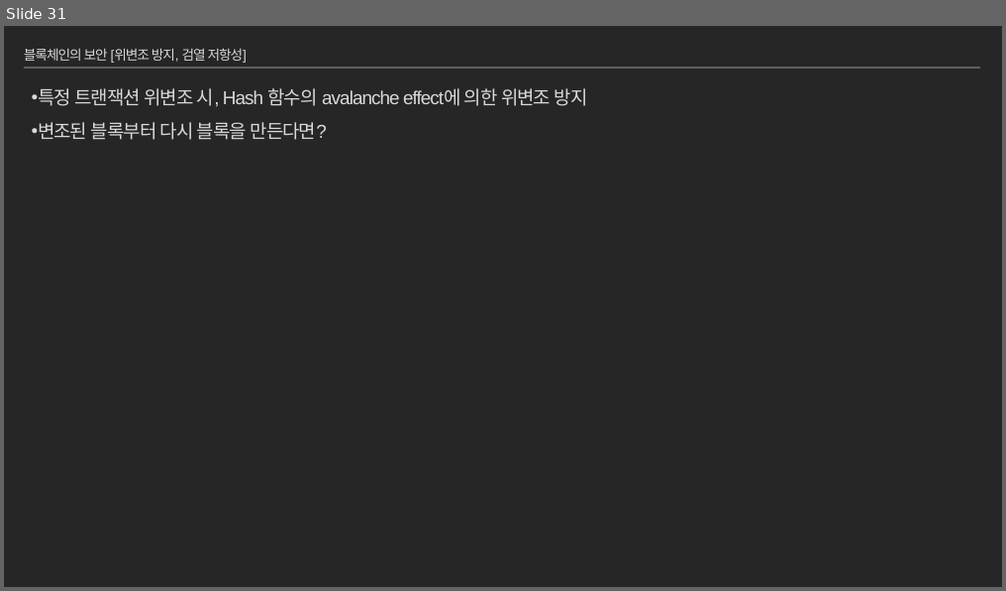
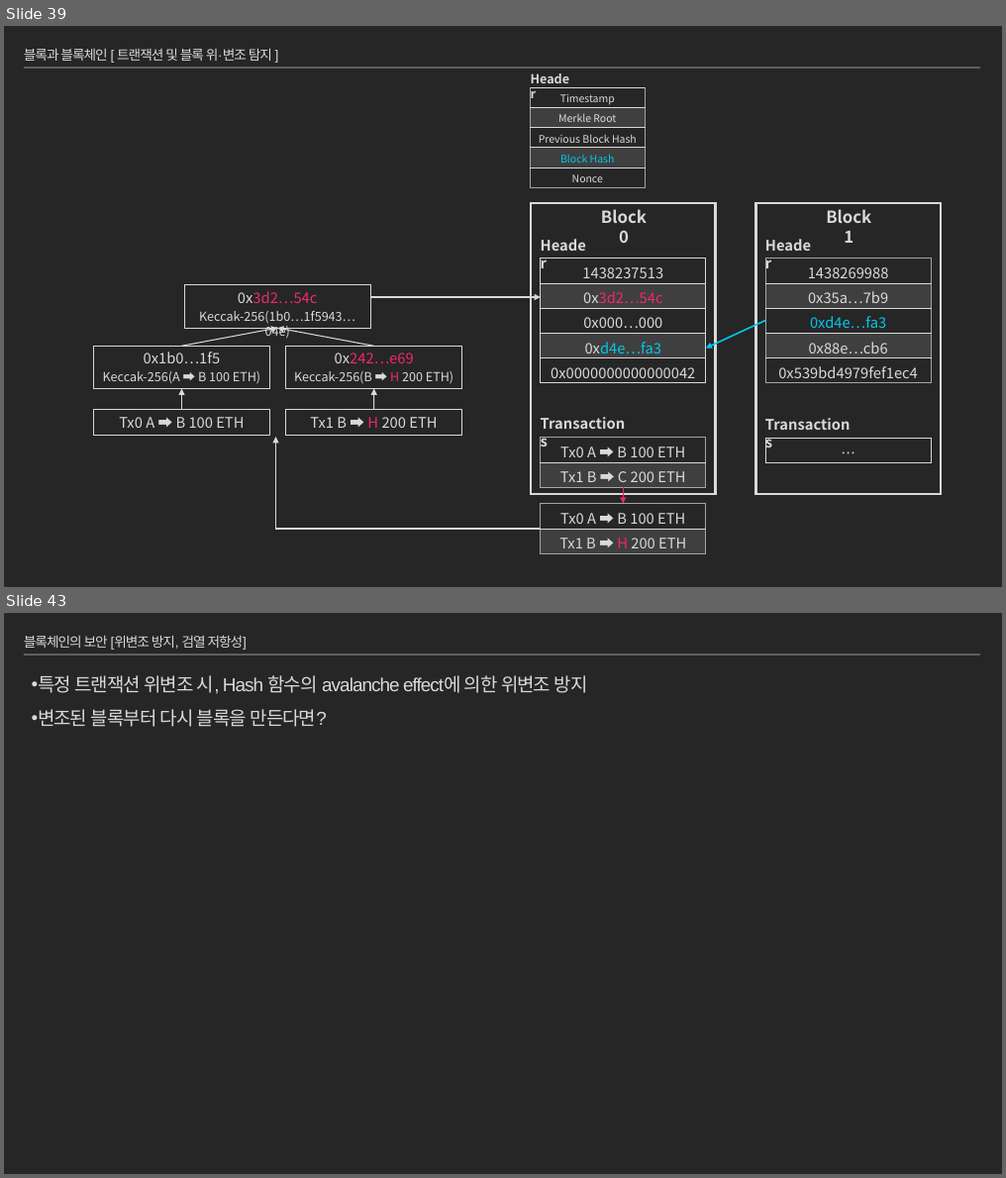
Before and after one commit to moss0801/blockchain-doc, a slide deck: General/Blockchain Part1.pptx. Shown one above the other, each under a label of ours: slide 31 before the commit, slides 39 and 43 after it; the slides between them are not shown. The pictures are 1006x591 and 1006x1178 pixels, drawn with LibreOffice and Linux fonts; fonts in the diff are those of the drawing. Boxes give left, top, right and bottom in pixels: in the first picture for what was removed or moved away, otherwise in the second. Text is boxed around its words. In the diff, an @@ line names an element or a change of style, - is before the commit and + after.

Commit message:
Blockchain Part1 'transaciton & block', 'block & blockchain'

```diff
--- a/General/Blockchain Part1.pptx
+++ b/General/Blockchain Part1.pptx
@@ slide 39 added at [4,26,1002,587], background #262626; not listed: 1 template element that a slide beside it also shows @@
@@ title added at [24,48,272,61], 13 pt, text #D9D9D9 @@
+블록과 블록체인 [ 트랜잭션 및 블록 위·변조 탐지 ]
@@ text added at [523,68,581,90], 12 pt, text #D9D9D9, bold @@
+Header
@@ table added at [531,87,646,187], 5 rows, 1 columns @@
+Timestamp
+Merkle Root
+Previous Block Hash
+Block Hash
+Nonce
@@ rectangle added at [531,203,716,494], outline #D9D9D9 2.5 pt @@
@@ rectangle added at [756,203,942,494], outline #D9D9D9 2.5 pt @@
@@ text added at [534,233,599,258], 14 pt, text #D9D9D9, bold @@
+Header
@@ text added at [601,209,647,243], 16 pt, text #D9D9D9, bold @@
+Block 0
@@ text added at [757,233,824,258], 14 pt, text #D9D9D9, bold @@
+Header
@@ text added at [826,209,871,243], 16 pt, text #D9D9D9, bold @@
+Block 1
@@ table added at [541,258,706,383], 5 rows, 1 columns @@
+1438237513
+0x3d2…54c
+0x000…000
+0xd4e…fa3
+0x0000000000000042
@@ table added at [766,258,932,383], 5 rows, 1 columns @@
+1438269988
+0x35a…7b9
+0xd4e…fa3
+0x88e…cb6
+0x539bd4979fef1ec4
@@ arrow added from (371, 297) to (541, 297), #D9D9D9 1.5 pt @@
@@ arrow added from (766, 320) to (706, 349), #00C8EB 1.5 pt @@
@@ group added at [93,285,462,436]: 5 rectangles, 4 arrows @@
+Tx0 A ➡ B 100 ETH
+Tx1 B ➡ H 200 ETH
+0x1b0…1f5
+Keccak-256(A ➡ B 100 ETH)
+0x242…e69
+Keccak-256(B ➡ H 200 ETH)
+0x3d2…54c
+Keccak-256(1b0…1f5943…04e)
@@ text added at [534,411,635,437], 14 pt, text #D9D9D9, bold @@
+Transactions
@@ elbow arrow added from (541, 529) to (275, 437), #D9D9D9 1.5 pt @@
@@ table added at [541,438,706,488], 2 rows, 1 columns @@
+Tx0 A ➡ B 100 ETH
+Tx1 B ➡ C 200 ETH
@@ text added at [757,412,859,438], 14 pt, text #D9D9D9, bold @@
+Transactions
@@ table added at [766,439,932,464], 1 rows, 1 columns @@
+…
@@ arrow added from (623, 487) to (623, 503), #EF296B 1 pt @@
@@ table added at [541,503,706,554], 2 rows, 1 columns @@
+Tx0 A ➡ B 100 ETH
+Tx1 B ➡ H 200 ETH
@@ what was slide 31 is now slide 43 @@
```
Also in this commit, not shown: 7 slides changed, 12 other slides added.
